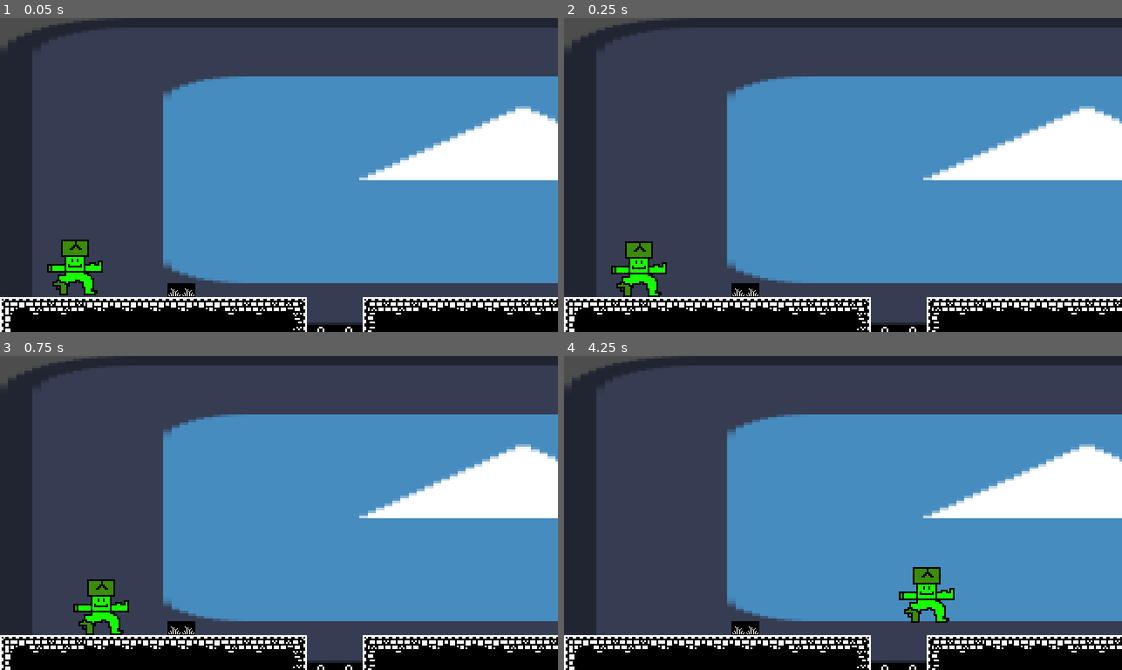
Above: before the commit, frames 1-4 (two rows, left to right).
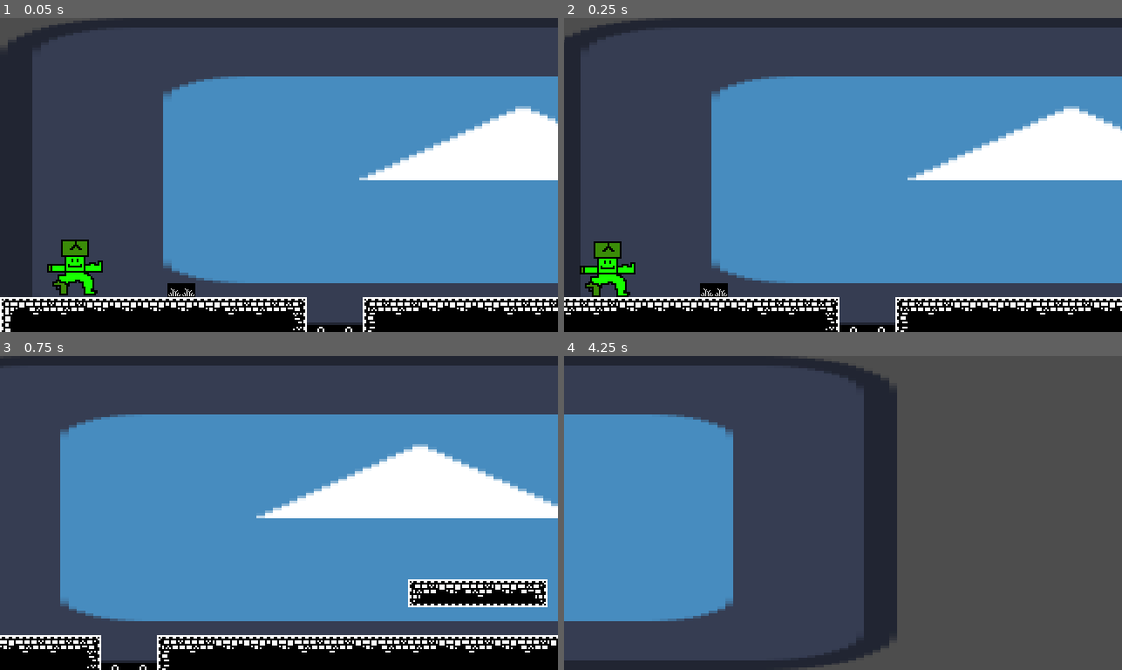
Above: after the commit, the same moments.

Repository: WadeNoble/ArcadeGameJam2026
Game: Godot game, scene res://main.tscn
The game is run twice, just before and just after one commit, with the same random seed, the same clock (stepped at 60 frames per second) and the same inputs. The engine's default icon, where the game draws it, is replaced by a stand-in: a white triangle on a blue panel in a dark square.
Inputs:
- Up to frame 1 (0.05 s): no input
- Up to frame 2 (0.25 s): no input
- Up to frame 3 (0.75 s): hold H (Move Right) from 0.53 s (still down)
- Up to frame 4 (4.25 s): tap T (Jump) at 0.77, 1.52, 3.02, 3.77 s; release H (Move Right) at 2.03 s; hold F (Move Left) 2.03-2.78 s; hold H (Move Right) from 2.78 s (still down)

Frame 1 is identical in both runs. In frame 2, 10% of the frame differs, in the area x 0-100%, y 0-100%; in frame 3, 30%; in frame 4, 80%.

Commit message:
very early character controller changes, starting to figure out camera/tiling

Diff:
--- a/arcade-game-jam-2026/level/testlevel.tscn
+++ b/arcade-game-jam-2026/level/testlevel.tscn
@@ -2,6 +2,7 @@
 
 [ext_resource type="Texture2D" uid="uid://v35s6rxe3l7n" path="res://assets/images/icon.svg" id="1_dp2nx"]
 [ext_resource type="Texture2D" uid="uid://72agf7cnbwyd" path="res://assets/images/level/monochrome_tilemap.png" id="1_i88ab"]
+[ext_resource type="Script" uid="uid://brvg5u08udr06" path="res://scripts/camera_2d.gd" id="1_srhd0"]
 [ext_resource type="PackedScene" uid="uid://drj3b6ormgaud" path="res://player.tscn" id="2_v6f5v"]
 
 [sub_resource type="TileSetAtlasSource" id="TileSetAtlasSource_v6f5v"]
@@ -1015,8 +1016,10 @@
 
 [node name="LevelRoot" type="Node2D" unique_id=2091582755]
 
-[node name="Camera2D" type="Camera2D" parent="." unique_id=93839540]
+[node name="Camera" type="Camera2D" parent="." unique_id=93839540]
 position = Vector2(320, 180)
+drag_horizontal_enabled = true
+script = ExtResource("1_srhd0")
 
 [node name="Parallax2D" type="Parallax2D" parent="." unique_id=423194878]
 scroll_scale = Vector2(0.5, 0.5)
--- /dev/null
+++ b/arcade-game-jam-2026/scripts/camera_2d.gd
@@ -0,0 +1,6 @@
+extends Camera2D
+
+@export var speed = 400
+
+func _process(delta):
+	position.x += speed * delta
Not shown, added: arcade-game-jam-2026/scripts/camera_2d.gd.uid
